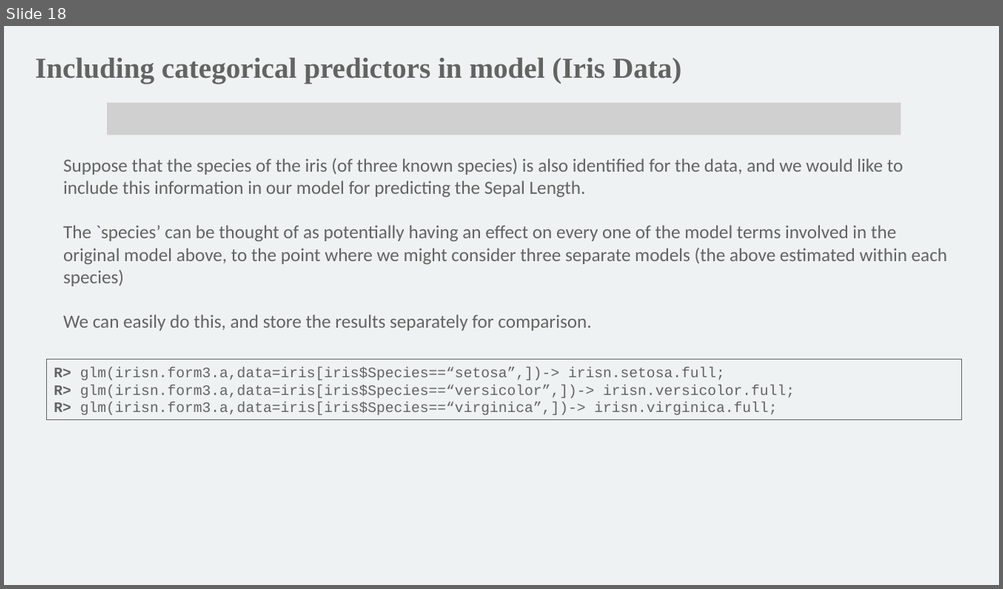
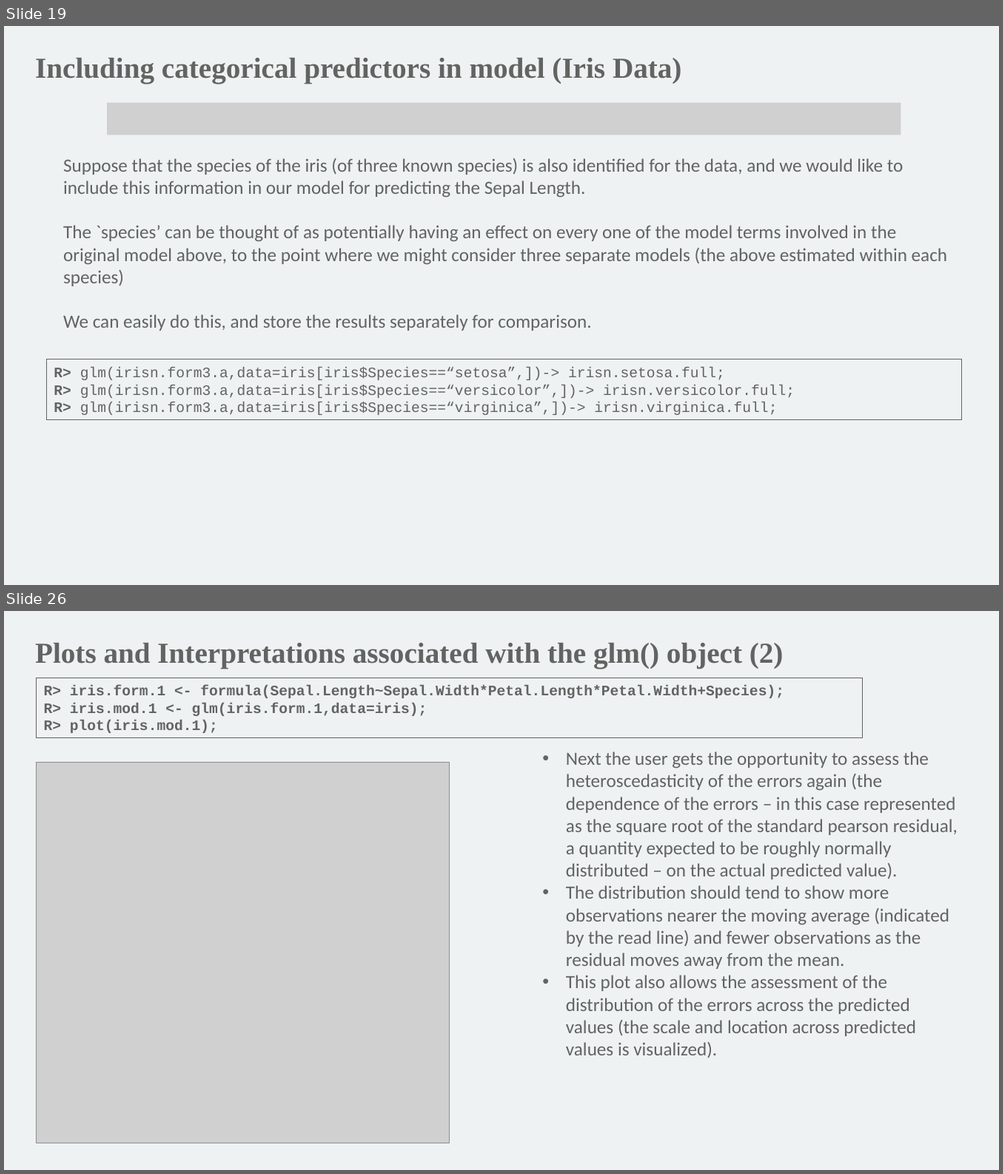
Before and after one commit to mathornton01/2022_UTSW_Lyda_Hill_Department_Beginning_R_Nanocourse, a slide deck: Slides/IntroductionToRForBeginners_DayII_MT.pptx. Shown one above the other, each under a label of ours: slide 18 before the commit, slides 19 and 26 after it; the slides between them are not shown. The pictures are 1003x589 and 1003x1174 pixels, drawn with LibreOffice and Linux fonts; fonts in the diff are those of the drawing; grey boxes stand for pictures; background and template pictures are left out. Boxes give left, top, right and bottom in pixels: in the first picture for what was removed or moved away, otherwise in the second. Text is boxed around its words. In the diff, an @@ line names an element or a change of style, - is before the commit and + after.

```diff
--- a/Slides/IntroductionToRForBeginners_DayII_MT.pptx
+++ b/Slides/IntroductionToRForBeginners_DayII_MT.pptx
@@ slide 26 added at [4,611,999,1170], background #EEF2F3 @@
@@ text added at [35,643,783,668], 28 pt, text #626462, bold @@
+Plots and Interpretations associated with the glm() object (2)
@@ rectangle added at [36,678,862,738], outline #626462 0.75 pt, 14 pt, text #626462, bold @@
+R> iris.form.1 <- formula(Sepal.Length~Sepal.Width*Petal.Length*Petal.Width+Species);
+R> iris.mod.1 <- glm(iris.form.1,data=iris);
+R> plot(iris.mod.1);
@@ picture added at [36,763,449,1144] @@
@@ text added at [566,752,957,1058], 18 pt, text #626462 @@
+• Next the user gets the opportunity to assess the heteroscedasticity of the errors again (the dependence of the errors – in this case represented as the square root of the standard pearson residual, a quantity expected to be roughly normally distributed – on the actual predicted value).
+• The distribution should tend to show more observations nearer the moving average (indicated by the read line) and fewer observations as the residual moves away from the mean.
+• This plot also allows the assessment of the distribution of the errors across the predicted values (the scale and location across predicted values is visualized).
@@ what was slide 18 is now slide 19 @@
```
Also in this commit, not shown: 4 slides changed, 8 other slides added, 1 slide removed, 1 other file.
